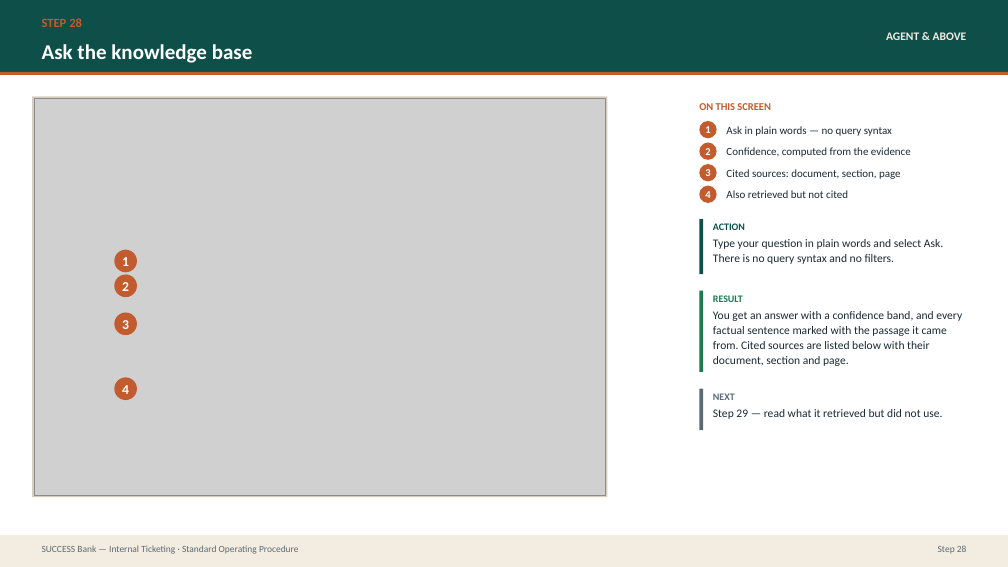
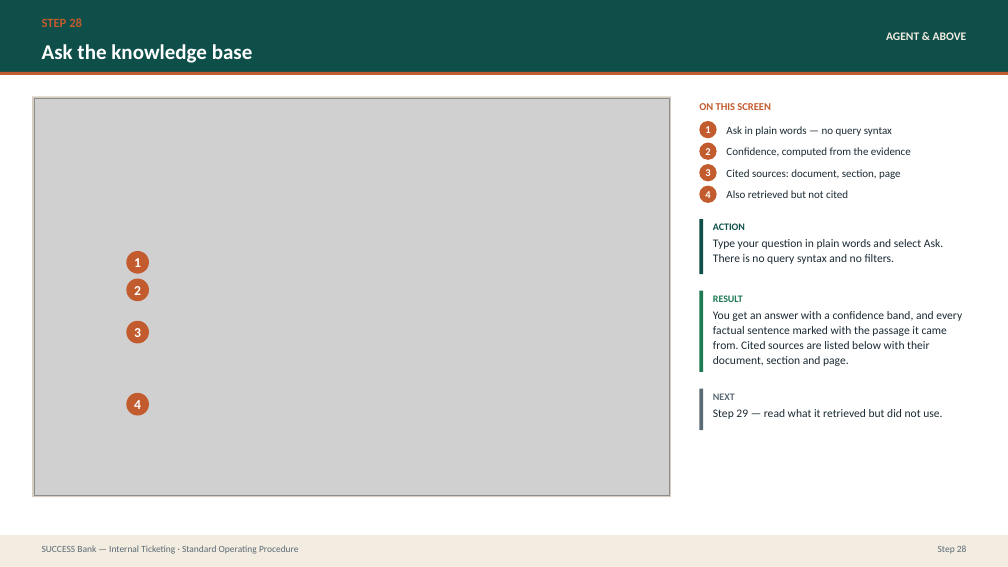
Before and after one commit to prajwal-patil-hub/Internal-Banking-Ticketing-System, a slide deck: slide 57 of docs/sop/SUCCESS-Bank-Ticketing-SOP.pptx. Drawn at 1008x567 pixels with LibreOffice and Linux fonts; fonts in the diff are those of the drawing; grey boxes stand for pictures. Boxes give left, top, right and bottom in pixels: in the first picture for what was removed or moved away, otherwise in the second. Text is boxed around its words. In the diff, an @@ line names an element or a change of style, - is before the commit and + after.

```diff
--- a/docs/sop/SUCCESS-Bank-Ticketing-SOP.pptx
+++ b/docs/sop/SUCCESS-Bank-Ticketing-SOP.pptx
@@ rectangle: place and size @@
-rectangle at bbox=[32, 96, 607, 497]
+rectangle at bbox=[32, 96, 671, 497]
@@ picture: place and size @@
-picture at bbox=[34, 98, 606, 495]
+picture at bbox=[34, 98, 669, 495]
@@ ellipse "1": place and size @@
-ellipse "1" at bbox=[114, 250, 137, 272]
+ellipse "1" at bbox=[126, 251, 149, 274]
@@ ellipse "2": place and size @@
-ellipse "2" at bbox=[114, 274, 137, 297]
+ellipse "2" at bbox=[126, 278, 149, 301]
@@ ellipse "3": place and size @@
-ellipse "3" at bbox=[114, 312, 137, 335]
+ellipse "3" at bbox=[126, 321, 149, 343]
@@ ellipse "4": place and size @@
-ellipse "4" at bbox=[114, 377, 137, 400]
+ellipse "4" at bbox=[126, 393, 149, 416]
```
Also in this commit, not shown: 5 other slides changed, 2 other files.
